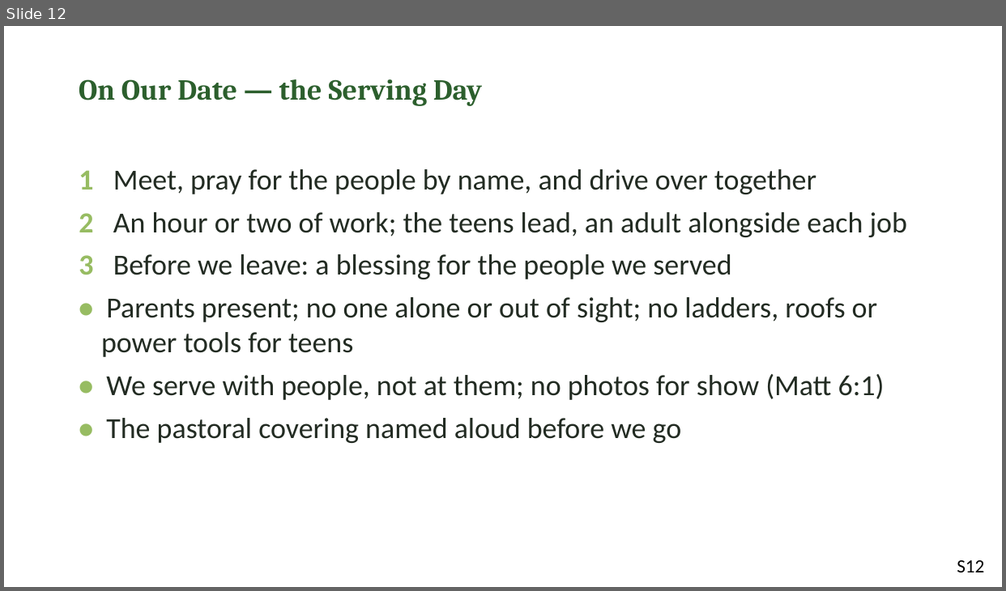
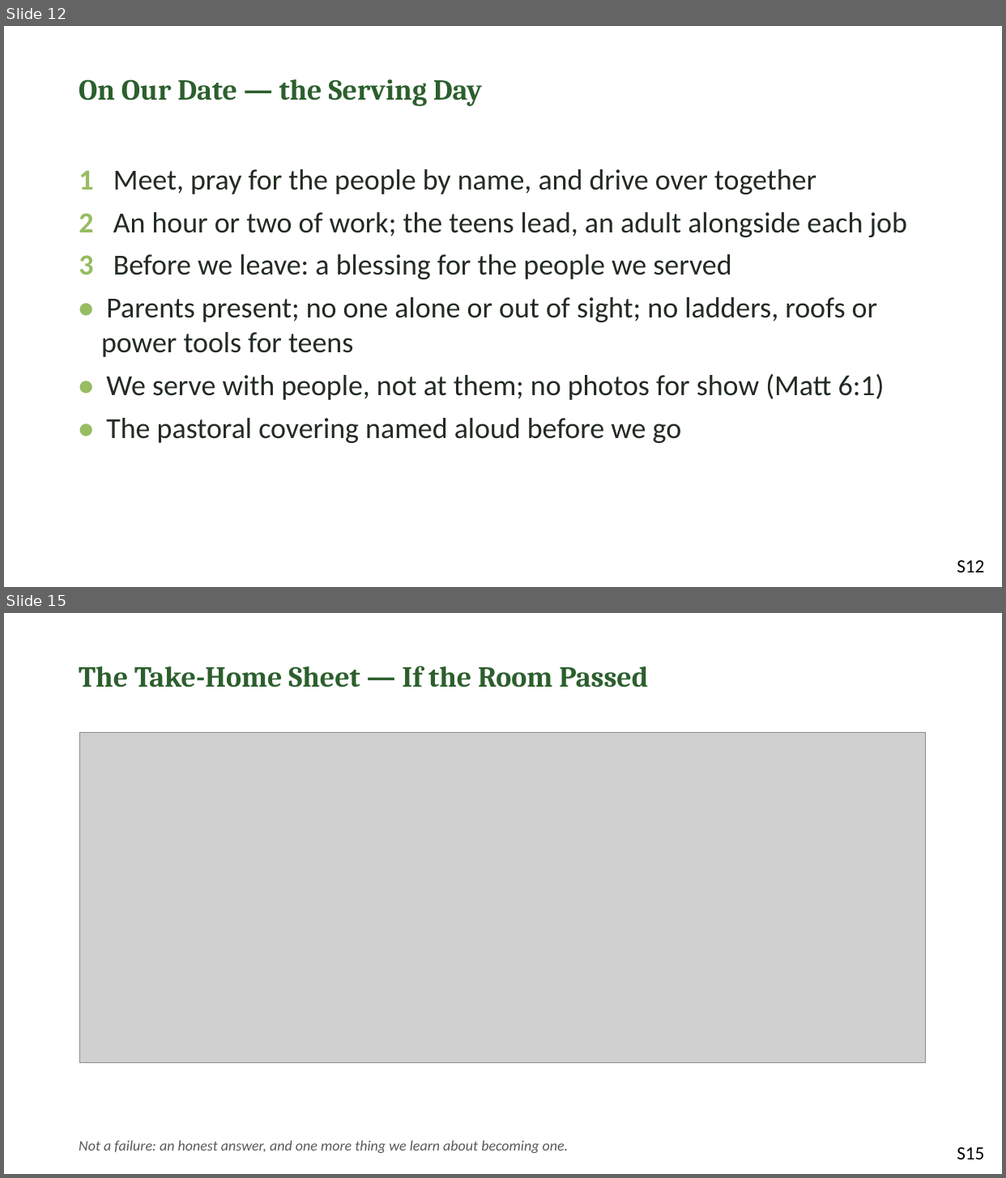
Before and after one commit to jgtittle-ministries/fellowship-of-the-heart-pilot-at-cca-dev, a slide deck: _implementation-notes/evening-series/FotH Evening Session 13a Slides DRAFT v1.pptx. Shown one above the other, each under a label of ours: slide 12 before the commit, slides 12 and 15 after it; the slides between them are not shown. The pictures are 1006x591 and 1006x1178 pixels, drawn with LibreOffice and Linux fonts; fonts in the diff are those of the drawing; grey boxes stand for pictures. Boxes give left, top, right and bottom in pixels: in the first picture for what was removed or moved away, otherwise in the second. Text is boxed around its words. In the diff, an @@ line names an element or a change of style, - is before the commit and + after.

```diff
--- a/_implementation-notes/evening-series/FotH Evening Session 13a Slides DRAFT v1.pptx
+++ b/_implementation-notes/evening-series/FotH Evening Session 13a Slides DRAFT v1.pptx
@@ slide 15 added at (4,613,1002,1174), background #FFFFFF @@
@@ text added at (79,666,648,688), 28 pt, text #2C5F2D, bold @@
+The Take-Home Sheet — If the Room Passed
@@ picture added at (80,733,927,1063) @@
@@ text added at (79,1140,569,1153), 14 pt, text #595959, italic @@
+Not a failure: an honest answer, and one more thing we learn about becoming one.
@@ text added at (957,1148,984,1160), 18 pt, text #000000 @@
+S15
```
Also in this commit, not shown: 5 slides changed, 20 other files.
